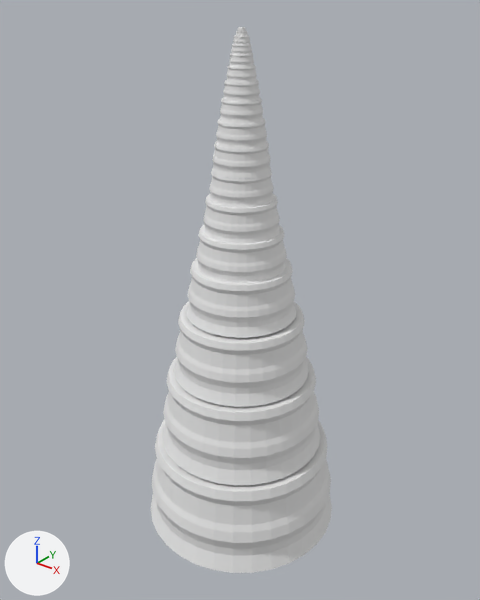
Two versions of the Blender file Washed Up Wizard/Assets/Models/Environment/Frozen Tundra/stalagmaites.blend, one commit apart.
Camera for both pictures: a 50 mm lens placed at (3.55, -4.46, 5.9), pointed at (-0.02, 0.0, 3.14). The axes (+X, +Y, +Z) are drawn at lower left. The lights are the same throughout.

Before the edit, the objects in view are built like this:
```python
me_cube = bpy.data.meshes.new('Cube')
me_cube.from_pydata(...)  # 5440 vertices, 4930 faces; spans x -1.0..1.0, y -1.0..1.0, z 0.66..5.54
me_cube.materials.append(mat_material)  # white #e7e7e7
ob_cube = bpy.data.objects.new('Cube', me_cube)
ob_cube.location = (0.0, 0.0, 0.0)
```
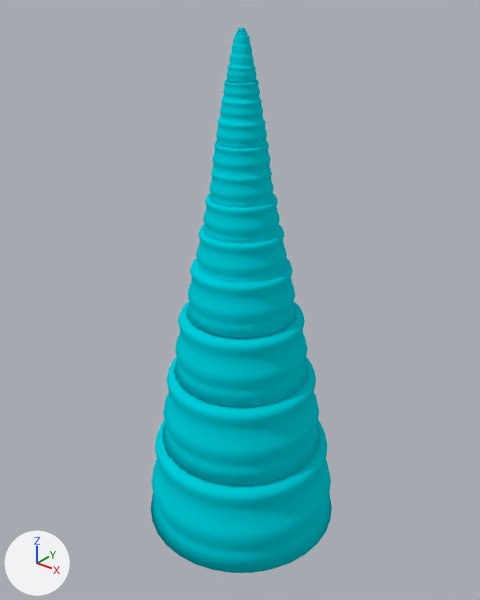
The newer file is also turned or shifted as a whole; pictures and numbers use the older file's frame.

Edits to the scene script, one JSON object a line:
```json
{"op": "add", "block": "mat_ice", "code": ["mat_ice = diffuse_material('Ice')", "mat_ice.base_color = (0.0, 0.639, 0.736)  # cyan #00d1df"]}
{"block": "me_cube", "where": "# used by ob_cube; location = (0.0, 0.0, 0.0)"}
{"op": "remove", "block": "me_cube", "code": "me_cube.from_pydata(...)  # 5440 vertices, 4930 faces; spans x -1.0..1.0, y -1.0..1.0, z 0.66..5.54"}
{"op": "add", "block": "me_cube", "code": "me_cube.from_pydata(...)  # 4368 vertices, 4212 faces; spans x -1.0..1.0, y -1.0..1.0, z 0.66..5.54"}
{"block": "me_cube", "change": "me_cube part 1: 62 vertices moved within x -0.08..0.1, y -0.08..0.1, z 5.25..5.51; 1072 vertices removed from x -0.26..0.26, y -0.26..0.26, z 4.4..5.54"}
{"block": "me_cube", "change": "me_cube part 2: 3336 faces spanning x -1.0..1.0, y -1.0..1.0, z 0.66..5.48 switch from mat_material (white #e7e7e7) to mat_ice (cyan #00d1df)"}
```

Location of each change, [x1, y1, x2, y2] in pixels of the pictures (480 x 600 px):
```json
{"part": 1, "of": "me_cube", "change": "cut back", "before": [211, 27, 271, 181], "after": [230, 30, 256, 69]}
{"part": 2, "of": "me_cube", "change": "recoloured", "before": [151, 35, 332, 573], "after": [151, 35, 332, 573], "on screen": "white to cyan"}
```
